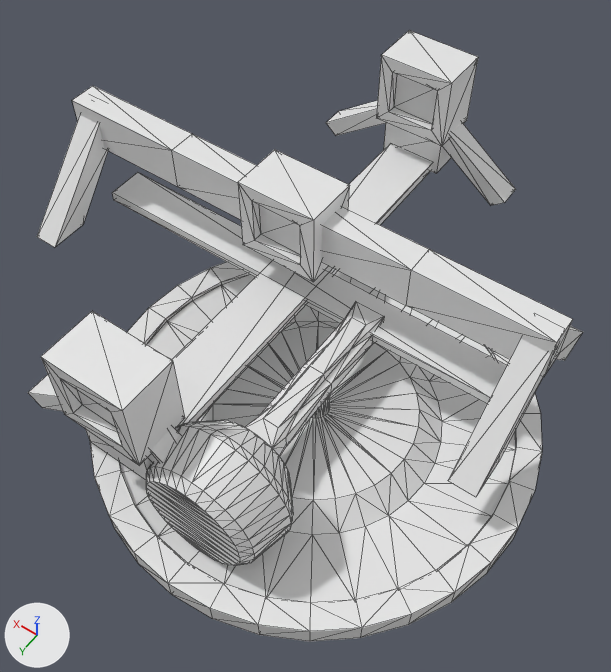
The OBJ model crafting/src/main/resources/assets/projectsteam_crafting/objmodels/millstone.obj as it was, and as the next commit left it.
Rendered twice from a 50 mm camera at (-1.43, 2.09, 3.61) aimed at (0.23, -0.23, -0.04). Every picture has the same lights, and +X, +Y and +Z are marked at lower left. Mesh edges are drawn as thin lines. Materials are left out; every surface is plain grey. Where no turn or scale is listed for an object, it has been applied to the vertices.

In view in the first picture: 'axle', 'casing', 'plate', 'stone'.
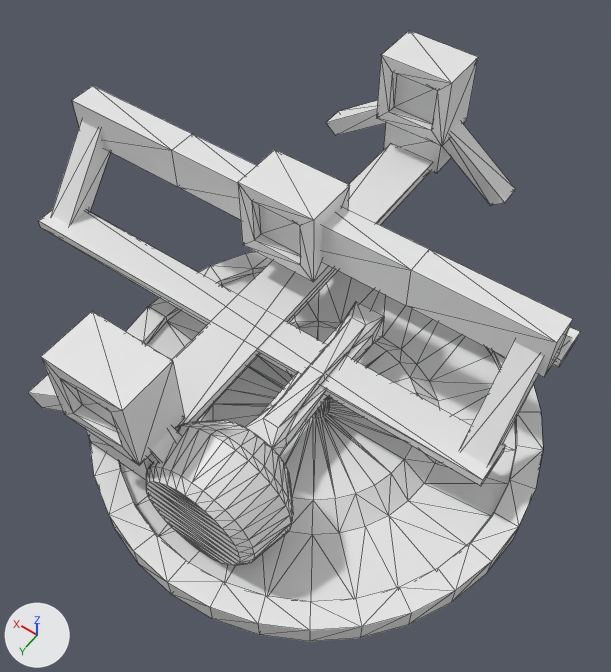
Location of each change, (x1, y1, x2, y2) in pixels of the pictures (611 x 672 px; the box of a moved part takes in the faces that stretch with it):
'casing', reshaped: before (28, 30, 583, 498); after (28, 30, 580, 486)
part 1 of me_casing, added: after (39, 210, 506, 486)
part 2 of me_casing, moved or reshaped: before (37, 115, 583, 498); after (51, 121, 580, 465)

What the commit changed:
me_casing is used by ob_casing; location (0.0, 0.0, 0.0).
me_casing had 188 vertices, 320 faces and spanned x -1.0..2.0, y -2.0..1.0, z -0.09..0.73.
me_casing now has 196 vertices, 332 faces and spans x -1.0..2.0, y -2.0..1.0, z -0.09..0.73.
me_casing part 1: a new loose piece, a box spanning x -0.988..1.988, y -0.184..0.048, z -0.001..0.059.
Part 2, on me_casing:
12 faces are deleted.
4 vertices in x -0.99..-0.84, y -0.52..-0.49, z 0.4 move by (0.02, 0.0, -0.04).
4 vertices in x -0.99..-0.84, y -0.51..-0.49, z 0.62..0.63 move by (0.02, 0.0, -0.03).
4 vertices in x 1.81..1.96, y -0.51..-0.49, z 0.62..0.63 move by (0.0, 0.0, -0.03).
4 vertices in x 1.81..1.96, y -0.52..-0.49, z 0.4 move by (0.0, 0.0, -0.04).
24 vertices move from x -0.99..1.96, y -1.11..0.11, z -0.01..0.06 to x -0.99..1.99, y -1.04..0.0, z 0.0..0.06.
12 new faces join them.
